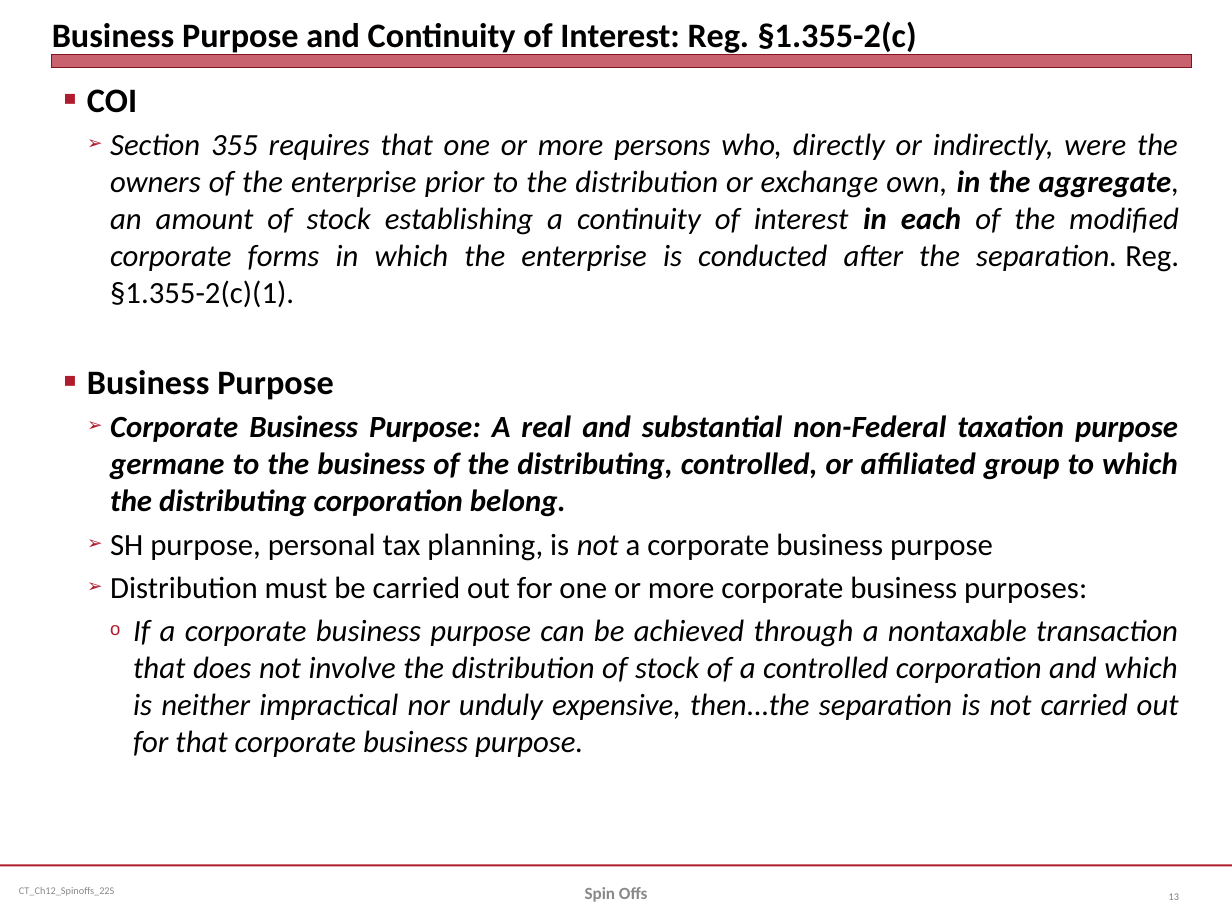
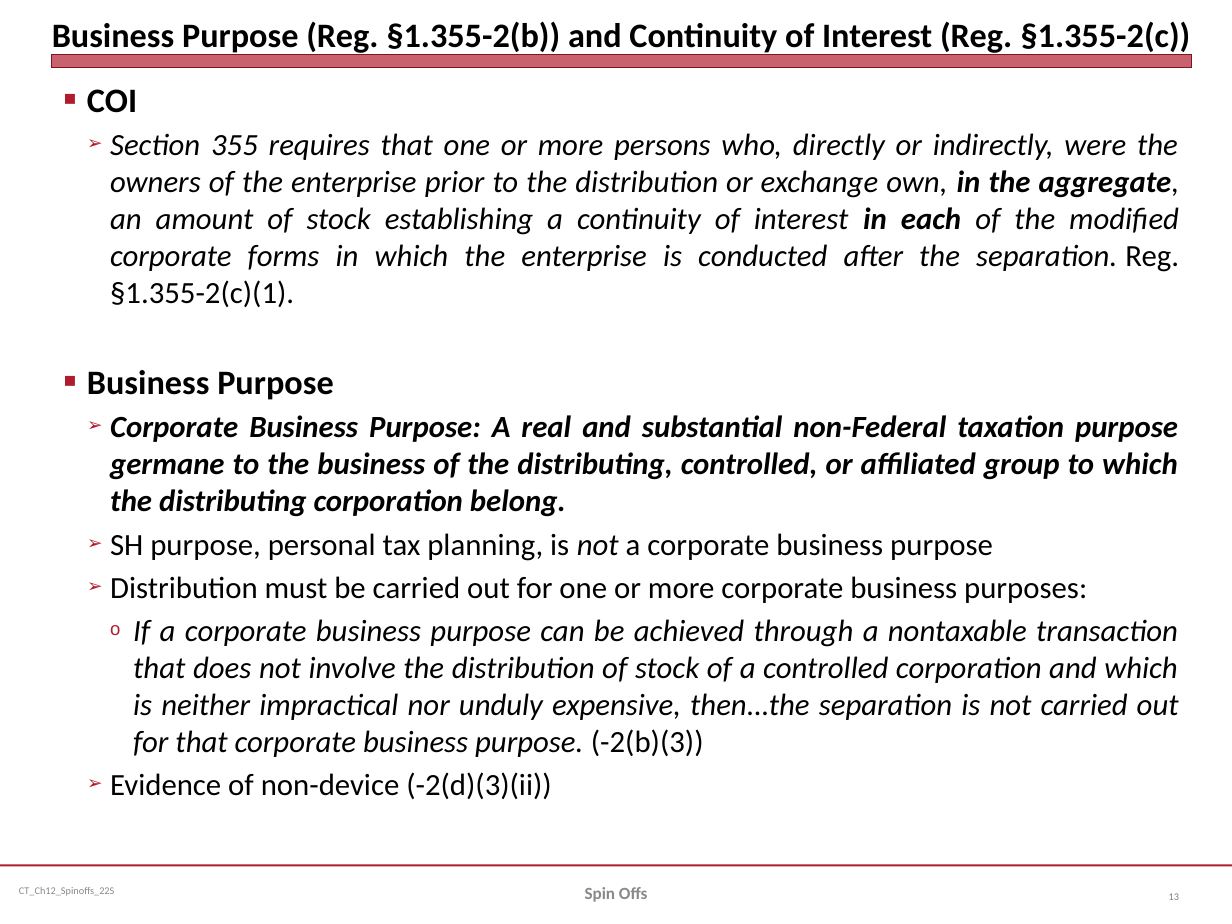
Before and after one commit to jmc877/Corporate-Tax, a slide deck: slide 13 of slides/CT_Ch12_Spinoffs_22S.pptx. Drawn at 1232x924 pixels with LibreOffice and Linux fonts; fonts in the diff are those of the drawing. Boxes give left, top, right and bottom in pixels: in the first picture for what was removed or moved away, otherwise in the second. Text is boxed around its words. In the diff, an @@ line names an element or a change of style, - is before the commit and + after.

```diff
--- a/slides/CT_Ch12_Spinoffs_22S.pptx
+++ b/slides/CT_Ch12_Spinoffs_22S.pptx
@@ title at box(52, 21, 1191, 56): text changed @@
-Business Purpose and Continuity of Interest: Reg. §1.355-2(c)
+Business Purpose (Reg. §1.355-2(b)) and Continuity of Interest (Reg. §1.355-2(c))
@@ text at box(110, 619, 1179, 799): text changed @@
-    o If a corporate business purpose can be achieved through a nontaxable transaction that does not involve the distribution of stock of a controlled corporation and which is neither impractical nor unduly expensive, then…the separation is not carried out for that corporate business purpose.
+    o If a corporate business purpose can be achieved through a nontaxable transaction that does not involve the distribution of stock of a controlled corporation and which is neither impractical nor unduly expensive, then…the separation is not carried out for that corporate business purpose. (-2(b)(3))
+  ➢ Evidence of non-device (-2(d)(3)(ii))
```
Also in this commit, not shown: 6 other slides changed, 1 other file.
